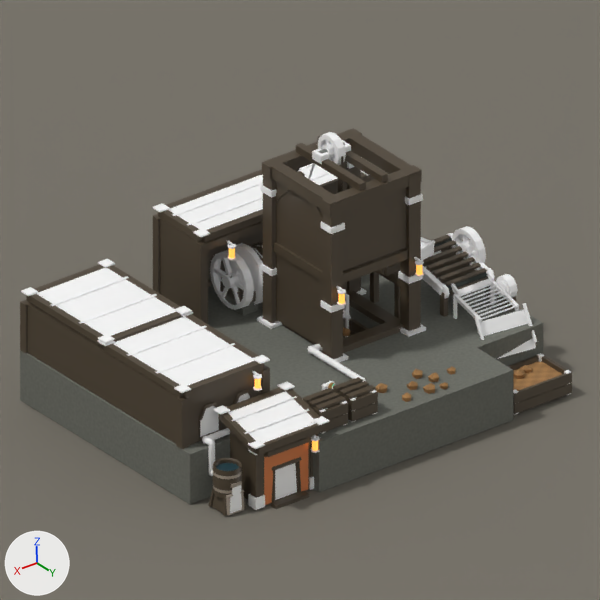
Renders of the Blender file src/DeepFrontier/Art/Source/MineralQuarry-ReferenceStudy.blend from each side of a commit.
Both versions are drawn from the file's camera 'Camera'. The axes (+X, +Y, +Z) are drawn at lower left. The lights are the same throughout. The older version comes first.

The first picture shows 'MineralQuarry.Architecture', 'MineralQuarry.Door.GroundDoor', 'Plane', 'Quarry.HoistDrum', 'Quarry.SortingSieve', 'QuarryWaterBarrel.SmallTank.IronTeeth.Model' and 22 more.
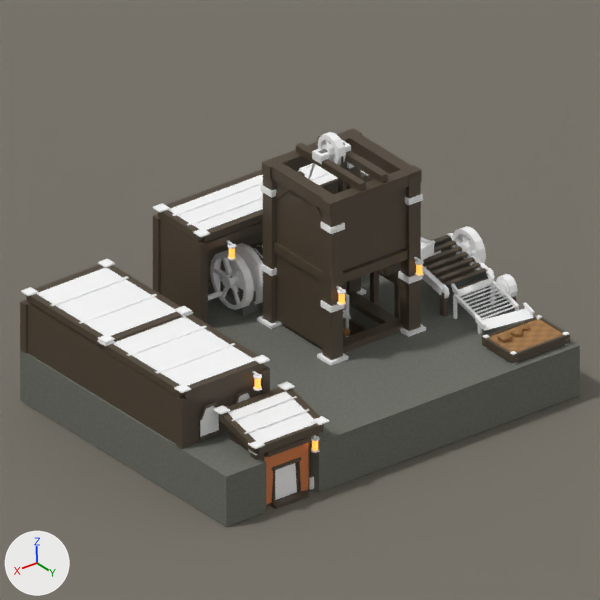
Where the change shows, as pixel boxes (x1, y1, x2, y2) in the pictures (600 x 600 px; the box of a moved part takes in the faces that stretch with it):
'MineralQuarry.Architecture', reshaped
    before: (20, 128, 572, 510)
    after: (20, 128, 580, 527)
part 1 of me_mineralquarry_architecture, added
    after: (190, 440, 266, 527)
part 2 of me_mineralquarry_architecture, added
    after: (511, 338, 570, 364)
part 3 of me_mineralquarry_architecture, moved or reshaped (not visible before)
    after: (484, 338, 511, 358)
part 4 of me_mineralquarry_architecture, moved or reshaped
    before: (542, 356, 567, 374)
    after: (540, 317, 566, 333)
part 5 of me_mineralquarry_architecture, added
    after: (511, 334, 570, 359)
part 6 of me_mineralquarry_architecture, added
    after: (482, 317, 537, 342)
part 7 of me_mineralquarry_architecture, moved or reshaped
    before: (513, 361, 562, 391)
    after: (489, 319, 562, 352)
part 8 of me_mineralquarry_architecture, moved or reshaped (not visible before)
    after: (497, 332, 512, 343)
part 9 of me_mineralquarry_architecture, moved or reshaped
    before: (520, 365, 527, 373)
    after: (518, 324, 525, 331)
part 10 of me_mineralquarry_architecture, moved or reshaped
    before: (513, 369, 524, 379)
    after: (510, 328, 522, 337)
part 11 of me_mineralquarry_architecture, moved or reshaped
    before: (526, 365, 532, 373)
    after: (524, 324, 530, 331)
part 12 of me_mineralquarry_architecture, moved or reshaped (not visible afterwards)
    before: (309, 347, 362, 379)
part 13 of me_mineralquarry_architecture, moved or reshaped
    before: (311, 344, 322, 350)
    after: (208, 291, 222, 300)
part 14 of me_mineralquarry_architecture, deleted
    before: (202, 303, 572, 510)
part 15 of me_mineralquarry_architecture, built on
    before: (318, 348, 513, 492)
    after: (313, 302, 580, 492)
'QuarryWaterBarrel.SmallTank.IronTeeth.Model', unchanged, covered by the edit
    before: (208, 458, 246, 516)

Edits to the bpy script that builds the scene:
```text
Change me_mineralquarry_architecture:
    remove me_mineralquarry_architecture.from_pydata(...)  # 4558 vertices, 2543 faces; spans x -8.0..0.0, y -7.0..-1.0, z -0.12..4.51
    add me_mineralquarry_architecture.from_pydata(...)  # 4000 vertices, 2049 faces; spans x -8.0..0.0, y -7.0..-1.0, z -0.12..4.51
    me_mineralquarry_architecture part 1: the loose piece of 8 vertices spanning x -2.08..-2.05, y -1.25..-1.07, z 1.08..1.12 is copied, and the copy is scaled about its middle by (25.9, 5.89, 29.1), then moved by (1.61, -0.37, -0.61), in mat_kiln_grey_masonry; it spans x -0.9..0.0, y -2.06..-1.0, z -0.02..1.0
    me_mineralquarry_architecture part 2: the loose piece of 8 vertices spanning x -6.5..-2.1, y -2.06..-1.0, z -0.02..1.0 is copied, and the copy is scaled about its middle by (0.295, 0.0566, 0.0784), then moved by (-2.95, 0.35, 0.57), in mat_irregularplanks_darkbrown_ironteeth (its picture is missing); it spans x -7.9..-6.6, y -1.21..-1.15, z 1.02..1.11
    me_mineralquarry_architecture part 3: the loose piece of 8 vertices spanning x -6.66..-6.6, y -1.94..-1.16, z 0.23..0.44 is scaled about its middle by (1, 1, 0.4), then moved by (0.0, -0.05, 0.82)
    me_mineralquarry_architecture part 4: the loose piece of 8 vertices spanning x -7.9..-7.84, y -1.94..-1.16, z 0.23..0.44 is scaled about its middle by (1, 1, 0.4), then moved by (0.0, -0.05, 0.82)
    me_mineralquarry_architecture part 5: a new loose piece, a box spanning x -7.9..-6.6, y -1.21..-1.15, z 1.115..1.195, in mat_irregularplanks_darkbrown_ironteeth (its picture is missing)
    me_mineralquarry_architecture part 6: a new loose piece, a box spanning x -7.9..-6.6, y -2.05..-1.99, z 1.115..1.195, in mat_irregularplanks_darkbrown_ironteeth (its picture is missing)
    me_mineralquarry_architecture part 7: the loose piece of 4 vertices spanning x -7.84..-6.66, y -1.94..-1.16, z 0.34 is moved by (0.0, -0.05, 0.83)
    me_mineralquarry_architecture part 8: the loose piece of 11 vertices spanning x -7.02..-6.76, y -1.79..-1.56, z 0.32..0.53 is moved by (0.0, -0.05, 0.82)
    me_mineralquarry_architecture part 9: the loose piece of 11 vertices spanning x -7.47..-7.3, y -1.88..-1.72, z 0.33..0.47 is moved by (0.0, -0.05, 0.82)
    me_mineralquarry_architecture part 10: the loose piece of 11 vertices spanning x -7.28..-7.06, y -1.8..-1.58, z 0.32..0.5 is moved by (0.0, -0.05, 0.82)
    me_mineralquarry_architecture part 11: the loose piece of 11 vertices spanning x -7.52..-7.36, y -1.84..-1.68, z 0.33..0.46 is moved by (0.0, -0.05, 0.82)
    me_mineralquarry_architecture part 12: the loose piece of 16 vertices spanning x -4.06..-3.94, y -3.68..-2.18, z 1.04..1.16 is scaled about its middle by (-0.833, -0.14, 0.833), then moved by (0.55, -3.23, 0.2)
    me_mineralquarry_architecture part 13: the loose piece of 16 vertices spanning x -4.3..-4.0, y -3.74..-3.62, z 1.04..1.16 is scaled about its middle by (1.17, 0.833, 0.833), then moved by (0.53, -2.37, 0.2)
    me_mineralquarry_architecture part 14: 72 loose pieces with 714 vertices, spanning x -7.9..-0.38, y -3.74..-1.1, z 0.0..1.5, are deleted
    me_mineralquarry_architecture part 15: 4 vertices moved from x -6.5, y -2.06..-1.0, z -0.02..1.0 to x -8.0, y -2.06..-1.0, z -0.02..1.0; 52 vertices added at x -7.9..-6.6, y -2.5..-1.21, z 1.02..1.36
    other edits to the shape of me_mineralquarry_architecture do not show in these pictures
    remove me_mineralquarry_architecture.materials.append(mat_referencewindow)  # orange #b38b4b
    remove me_mineralquarry_architecture.materials.append(mat_frontier_cyan_instrument)  # cyan #2cb8b8, glowing cyan #2cb8b8
```
